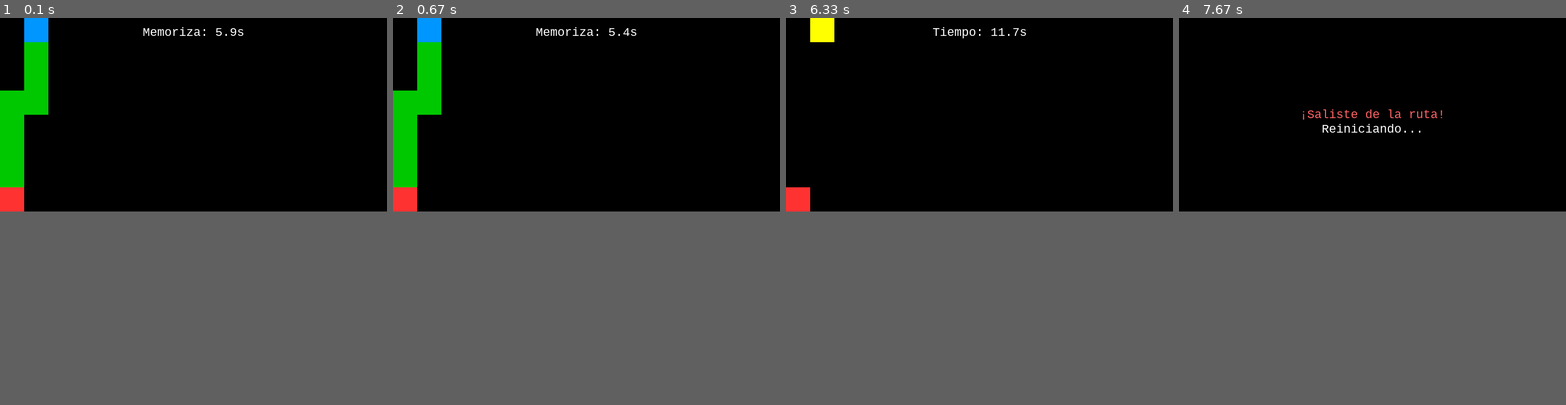
Above: before the commit, frames 1-4 (left to right).
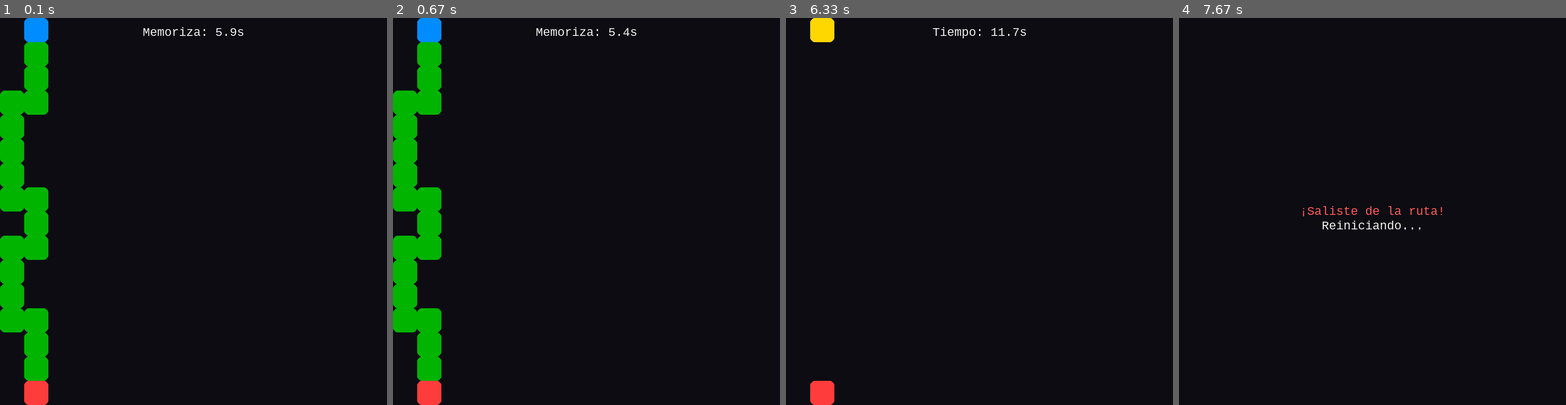
Above: after the commit, the same moments.

Repository: RanselAlvarez/pygame_juego1
Game: pygame game, started from game.py
Two runs of this game, one before a commit and one after it. Both use one fixed random seed, a clock stepped at 60 frames per second and the inputs below.
Inputs:
- Up to frame 1 (0.1 s): no input
- Up to frame 2 (0.67 s): no input
- Up to frame 3 (6.33 s): hold Right 5.57-6.03 s; hold Up from 6.07 s (still down)
- Up to frame 4 (7.67 s): release Up at 6.37 s; hold Right 6.4-6.87 s
The window is 800x400 before the commit and 800x800 after it. Grey fills any space a smaller window leaves; there, only what the larger window draws over its background counts as a difference.

The runs differ from the first frame. In frame 1, 4.6% of the frame differs, in the area x 0-13%, y 0-100%; in frame 2, 4.6%; in frame 3, 1.2%; in frame 4, 0.8%.

Commit message:
Mejoras al juego

Diff:
--- a/game.py
+++ b/game.py
@@ -5,40 +5,60 @@
 # ==========================================
 # 🔧 1. CONSTANTES GLOBALES
 # ==========================================
-ANCHO, ALTO = 800, 400
+ANCHO, ALTO = 800, 800  # Pantalla cuadrada: ejes iguales, dificultad justa
 TAMANO_BASE = 50
 TAMANO_MINIMO = 20
 REDUCCION_POR_NIVEL = 5
 
-TIEMPO_MEMORIZAR = 6000
-TIEMPO_JUGAR = 12000
+TIEMPO_MEMORIZAR = 6000  # 6s para memorizar
+TIEMPO_JUGAR = 12000     # 12s para ejecutar
 
 # Colores
-COLOR_FONDO = (0, 0, 0)
-COLOR_RUTA = (0, 200, 0)
-COLOR_INICIO = (0, 150, 255)
-COLOR_META = (255, 50, 50)
-COLOR_JUGADOR = (255, 255, 0)
-COLOR_TEXTO = (255, 255, 255)
-COLOR_ERROR = (255, 100, 100)
+COLOR_FONDO = (12, 12, 18)
+COLOR_RUTA = (0, 180, 0)
+COLOR_RUTA_BORDE = (0, 110, 0)
+COLOR_INICIO = (0, 140, 255)
+COLOR_INICIO_BORDE = (0, 80, 150)
+COLOR_META = (255, 60, 60)
+COLOR_META_BORDE = (160, 30, 30)
+COLOR_JUGADOR = (255, 215, 0)   # Dorado/Amarillo
+COLOR_JUGADOR_BORDE = (190, 150, 0)
+COLOR_TEXTO = (240, 240, 240)
+COLOR_ERROR = (255, 90, 90)
+
+# Estilo visual
+RADIO_BORDE = 10   # Redondeado de esquinas
+GROSOR_BORDE = 3   # Grosor del borde
 
 # ==========================================
 # 🎮 2. INICIALIZACIÓN
 # ==========================================
 pygame.init()
 pantalla = pygame.display.set_mode((ANCHO, ALTO))
-pygame.display.set_caption("Memoria de Ruta - Contiguo")
+pygame.display.set_caption("Memoria de Ruta - 800x800")
 reloj = pygame.time.Clock()
 fuente = pygame.font.SysFont("consolas", 28)
 
 # ==========================================
-# 🧠 3. CLASE JUEGO
+# 🖌️ 3. HELPER VISUAL
+# ==========================================
+def dibujar_celda(pantalla, col, fila, tamano, color_fondo, color_borde, radio, grosor):
+    """Dibuja una celda con bordes redondeados de forma consistente"""
+    rect = pygame.Rect(col * tamano, fila * tamano, tamano, tamano)
+    # 1. Dibujar borde (width dibuja hacia adentro)
+    pygame.draw.rect(pantalla, color_borde, rect, border_radius=radio, width=grosor)
+    # 2. Dibujar relleno por encima
+    pygame.draw.rect(pantalla, color_fondo, rect, border_radius=radio)
+
+# ==========================================
+# 🧠 4. CLASE JUEGO
 # ==========================================
 class Juego:
     def __init__(self):
         self.nivel = 1
         self.estado = "MENU"
         self.ruta = []
+        self.ruta_set = set()       # Para validación O(1)
         self.jugador_celda = (0, 0)
         self.tamano_personaje = TAMANO_BASE
         self.meta = (0, 0)
@@ -55,38 +75,37 @@
         self.generar_ruta()
         self.jugador_celda = self.ruta[0]
         self.meta = self.ruta[-1]
+        self.ruta_set = set(self.ruta)  # Optimización de búsqueda
         self.estado = "MEMORIZAR"
         self.tiempo_inicio = pygame.time.get_ticks()
         self.mensaje_error = ""
 
     def generar_ruta(self):
-        """Genera una ruta SIEMPRE contigua (sin espacios ni diagonales)"""
+        """Genera una ruta SIEMPRE contigua de extremo a extremo"""
         ruta = []
-        # Calculamos grid exacto para este tamaño
         COLUMNAS = ANCHO // self.tamano_personaje
         FILAS = ALTO // self.tamano_personaje
 
+        # Dirección aleatoria: horizontal o vertical (ahora son iguales por 800x800)
         direccion = random.choice(['horizontal', 'vertical'])
 
         if direccion == 'horizontal':
-            y = random.randint(0, FILAS - 1)
+            y = random.randint(1, FILAS - 2)
             x = 0
             ruta.append((x, y))
 
             while x < COLUMNAS - 1:
-                # 35% de probabilidad de subir/bajar en la MISMA columna
+                # 35% de probabilidad de desviarse en la MISMA columna
                 if random.random() < 0.35:
                     dy = random.choice([-1, 1])
                     if 0 <= y + dy < FILAS:
                         y += dy
-                        ruta.append((x, y))  # Celda vertical añadida
-
-                # Avanzamos una columna a la derecha (garantiza conexión horizontal)
+                        ruta.append((x, y))  # Celda vertical contigua
                 x += 1
-                ruta.append((x, y))
+                ruta.append((x, y))          # Avance horizontal contiguo
 
         else:  # vertical
-            x = random.randint(0, COLUMNAS - 1)
+            x = random.randint(1, COLUMNAS - 2)
             y = 0
             ruta.append((x, y))
 
@@ -95,10 +114,9 @@
                     dx = random.choice([-1, 1])
                     if 0 <= x + dx < COLUMNAS:
                         x += dx
-                        ruta.append((x, y))  # Celda horizontal añadida
-
+                        ruta.append((x, y))  # Celda horizontal contigua
                 y += 1
-                ruta.append((x, y))
+                ruta.append((x, y))          # Avance vertical contiguo
 
         self.ruta = ruta
 
@@ -127,8 +145,8 @@
         if not (0 <= nx < COLUMNAS and 0 <= ny < FILAS):
             return
 
-        # 🔴 VALIDACIÓN: ¿La celda destino está en la ruta original?
-        if (nx, ny) not in self.ruta:
+        # 🔴 VALIDACIÓN: ¿La celda destino pertenece a la ruta original?
+        if (nx, ny) not in self.ruta_set:
             self.estado = "DERROTA"
             self.tiempo_inicio = pygame.time.get_ticks()
             self.mensaje_error = "¡Saliste de la ruta!"
@@ -162,25 +180,24 @@
         if self.estado == "MENU":
             self.escribir_texto(f"Nivel {self.nivel}", (ANCHO//2, ALTO//2 - 20))
             self.escribir_texto("Presiona cualquier tecla", (ANCHO//2, ALTO//2 + 20))
+            self.escribir_texto(f"Personaje: {t}x{t}px", (ANCHO//2, ALTO//2 + 60), color=(140,140,180))
 
         elif self.estado == "MEMORIZAR":
             for px, py in self.ruta:
-                pygame.draw.rect(pantalla, COLOR_RUTA, (px*t, py*t, t, t))
+                dibujar_celda(pantalla, px, py, t, COLOR_RUTA, COLOR_RUTA_BORDE, RADIO_BORDE, GROSOR_BORDE)
             # Inicio marcado
-            ix, iy = self.ruta[0]
-            pygame.draw.rect(pantalla, COLOR_INICIO, (ix*t, iy*t, t, t))
+            dibujar_celda(pantalla, self.ruta[0][0], self.ruta[0][1], t, COLOR_INICIO, COLOR_INICIO_BORDE, RADIO_BORDE, GROSOR_BORDE)
             # Meta marcada
-            mx, my = self.ruta[-1]
-            pygame.draw.rect(pantalla, COLOR_META, (mx*t, my*t, t, t))
+            dibujar_celda(pantalla, self.meta[0], self.meta[1], t, COLOR_META, COLOR_META_BORDE, RADIO_BORDE, GROSOR_BORDE)
 
             restante = max(0, (TIEMPO_MEMORIZAR - (ahora - self.tiempo_inicio)) / 1000)
             self.escribir_texto(f"Memoriza: {restante:.1f}s", (ANCHO//2, 30))
 
         elif self.estado == "JUGANDO":
-            mx, my = self.meta
-            pygame.draw.rect(pantalla, COLOR_META, (mx*t, my*t, t, t))
-            jx, jy = self.jugador_celda
-            pygame.draw.rect(pantalla, COLOR_JUGADOR, (jx*t, jy*t, t, t))
+            # Meta visible
+            dibujar_celda(pantalla, self.meta[0], self.meta[1], t, COLOR_META, COLOR_META_BORDE, RADIO_BORDE, GROSOR_BORDE)
+            # Jugador
+            dibujar_celda(pantalla, self.jugador_celda[0], self.jugador_celda[1], t, COLOR_JUGADOR, COLOR_JUGADOR_BORDE, RADIO_BORDE, GROSOR_BORDE)
 
             restante = max(0, (TIEMPO_JUGAR - (ahora - self.tiempo_inicio)) / 1000)
             self.escribir_texto(f"Tiempo: {restante:.1f}s", (ANCHO//2, 30))
